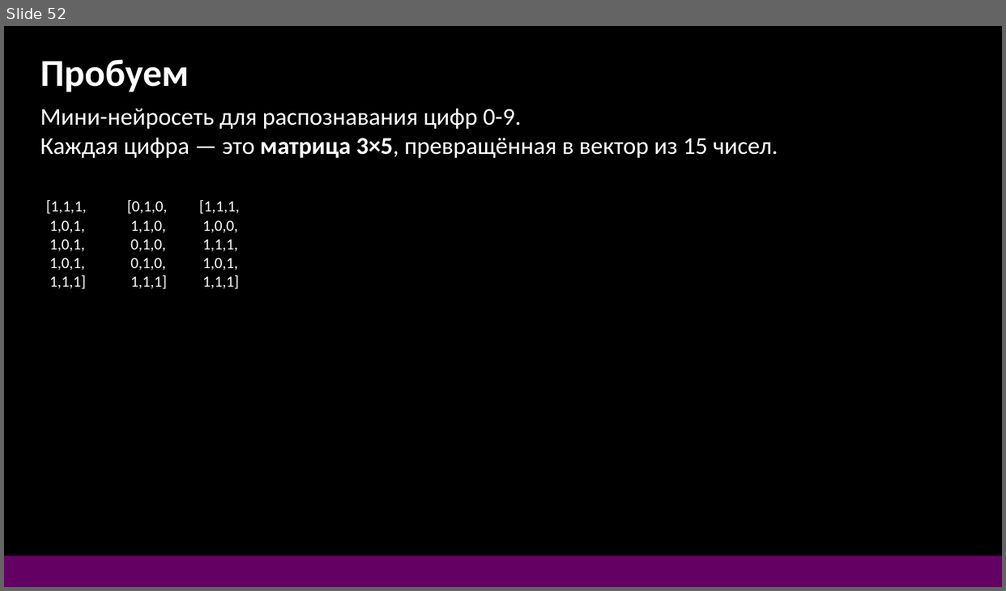
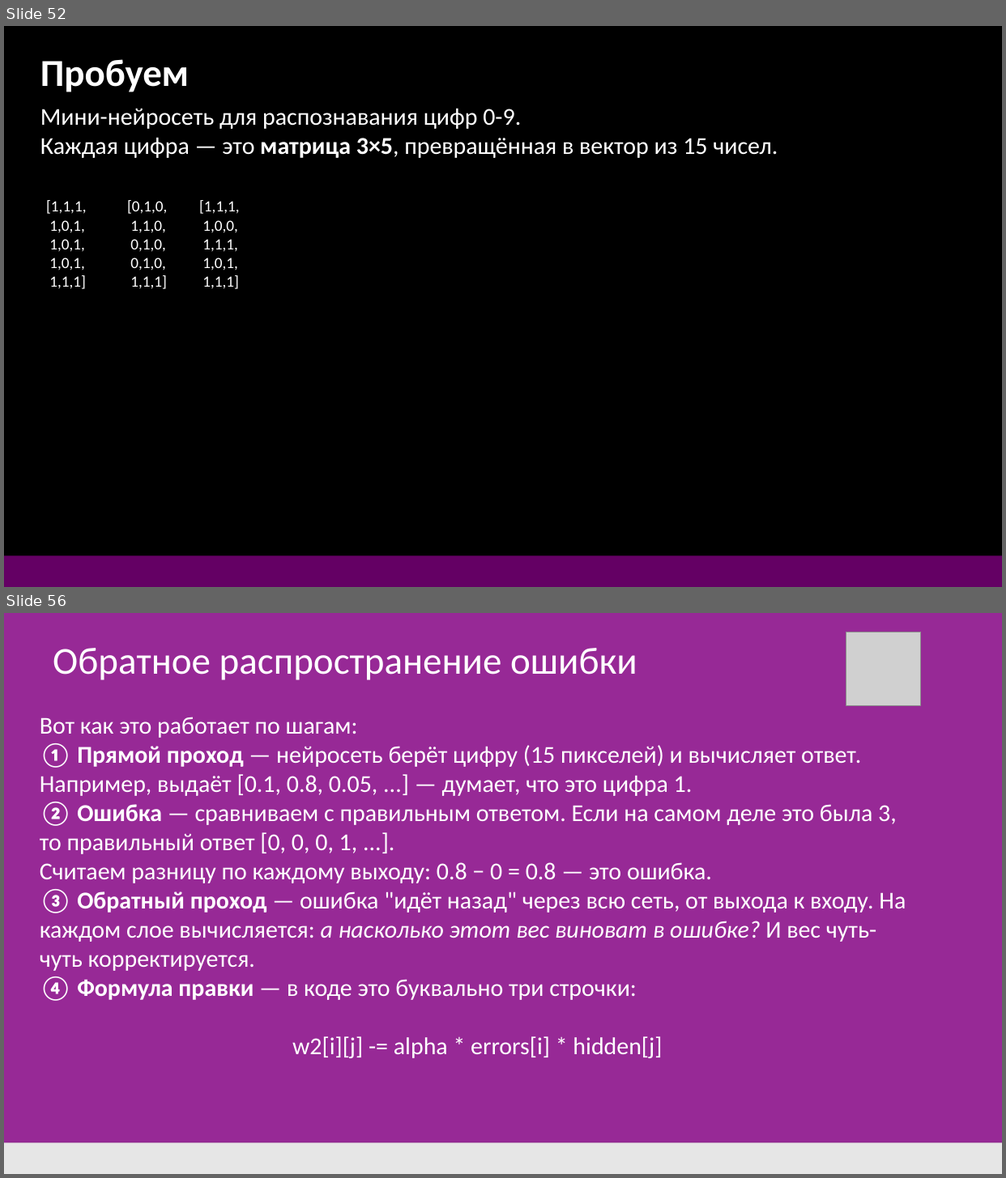
Before and after one commit to DonRobot-all/ML, a slide deck: 1. ML first 28.pptx. Shown one above the other, each under a label of ours: slide 52 before the commit, slides 52 and 56 after it; the slides between them are not shown. The pictures are 1006x591 and 1006x1178 pixels, drawn with LibreOffice and Linux fonts; fonts in the diff are those of the drawing; grey boxes stand for pictures. Boxes give left, top, right and bottom in pixels: in the first picture for what was removed or moved away, otherwise in the second. Text is boxed around its words. In the diff, an @@ line names an element or a change of style, - is before the commit and + after.

```diff
--- a/1. ML first 28.pptx
+++ b/1. ML first 28.pptx
@@ slide 56 added at box(4, 613, 1002, 1174), background #972996 @@
@@ picture added at box(846, 632, 921, 705) @@
@@ text added at box(53, 648, 637, 680), 44 pt, text #FFFFFF @@
+Обратное распространение ошибки
@@ text added at box(40, 717, 906, 1059), 28 pt, text #FFFFFF @@
+Вот как это работает по шагам:
+① Прямой проход — нейросеть берёт цифру (15 пикселей) и вычисляет ответ. Например, выдаёт [0.1, 0.8, 0.05, ...] — думает, что это цифра 1.
+② Ошибка — сравниваем с правильным ответом. Если на самом деле это была 3, то правильный ответ [0, 0, 0, 1, ...].
+Считаем разницу по каждому выходу: 0.8 − 0 = 0.8 — это ошибка.
+③ Обратный проход — ошибка "идёт назад" через всю сеть, от выхода к входу. На каждом слое вычисляется: а насколько этот вес виноват в ошибке? И вес чуть-чуть корректируется.
+④ Формула правки — в коде это буквально три строчки:
+w2[i][j] -= alpha * errors[i] * hidden[j]
@@ rectangle added at box(4, 1143, 1002, 1174), fill #E6E6E6 @@
```
Also in this commit, not shown: 7 other slides added, 3 other files.
